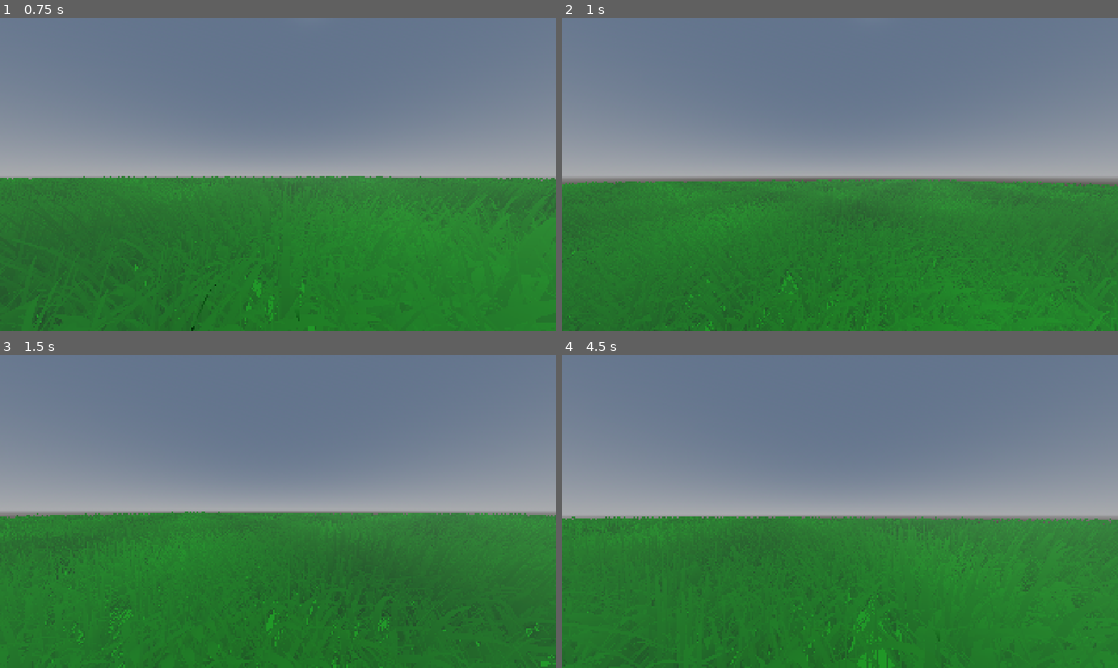
Above: before the commit, frames 1-4 (two rows, left to right).
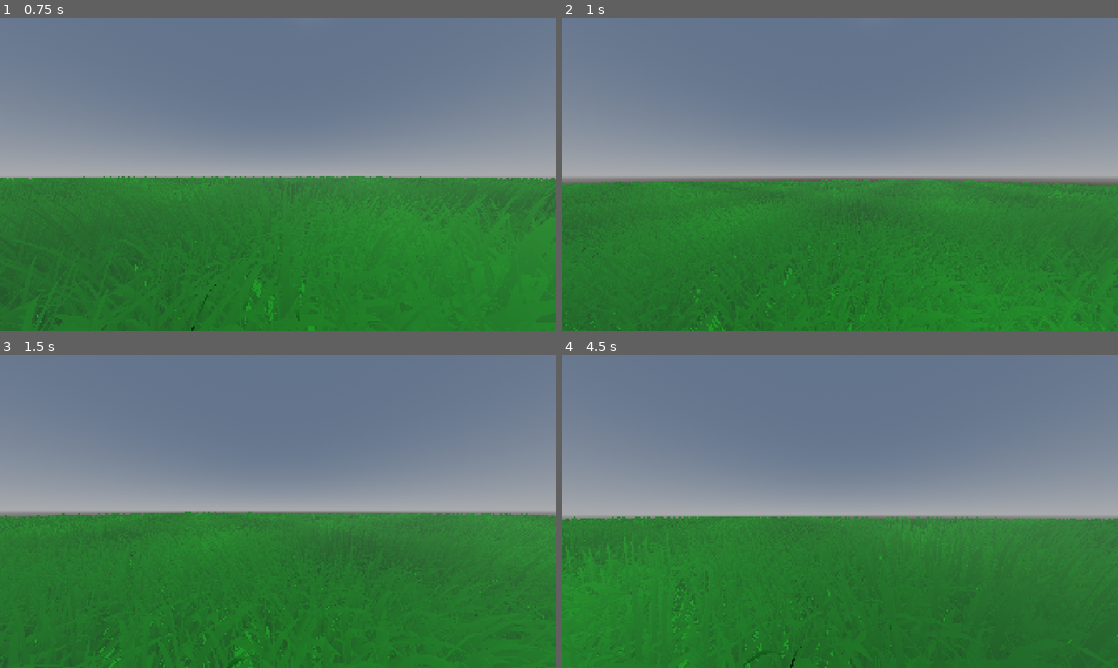
Above: after the commit, the same moments.

Repository: Error403Allowed/Rebound
Game: Godot game, scene res://Scenes/main.tscn
Same seed, same stepped clock (60 frames per second), same inputs: the game is played once before the commit and once after it.
Inputs (mouse positions are in pixels of both pictures, inside the frame that each line leads up to):
- Up to frame 1 (0.75 s): tap Enter at 0.5 s; move the mouse to (305, 174) at 0.52 s; hold W from 0.53 s (still down); tap R at 0.6 s; click (305, 174) at 0.67 s
- Up to frame 2 (1 s): keep holding W; tap Space at 0.77 s
- Up to frame 3 (1.5 s): keep holding W; move the mouse to (250, 511) at 1.27 s; tap Shift at 1.35 s
- Up to frame 4 (4.5 s): keep holding W; tap Space at 1.52, 3.02, 3.77 s; move the mouse to (851, 505) at 2.02 s; tap 1 at 2.1 s; move the mouse to (834, 517) at 2.77 s; tap 2 at 2.85 s; click (834, 517) at 2.92 s; move the mouse to (878, 514) at 3.52 s; tap 3 at 3.6 s; move the mouse to (795, 508) at 4.27 s; tap R at 4.35 s

Frame 1 is identical in both runs. In frame 2, 1.5% of the frame differs, in the area x 0-100%, y 51-100%; in frame 3, 2.7%; in frame 4, 5.1%.

Commit message:
Add air resistance and reduce airborne steering

Diff:
--- a/Scripts/player.gd
+++ b/Scripts/player.gd
@@ -7,7 +7,8 @@
 @export var max_fall_speed: float = 40.0
 @export var mouse_sensitivity: float = 0.002
 @export var ground_acceleration: float = 50.0
-@export var air_acceleration: float = 15.0
+@export var air_acceleration: float = 6.0
+@export var air_drag: float = 2.5
 
 var gravity: float = float(ProjectSettings.get_setting("physics/3d/default_gravity"))
 var _jump_was_held: bool = false
@@ -85,12 +86,15 @@
 	var horizontal := Vector3(velocity.x, 0.0, velocity.z)
 	if grounded:
 		horizontal = horizontal.move_toward(direction * current_speed, ground_acceleration * delta)
-	elif direction != Vector3.ZERO:
-		# Steering adds velocity only up to the desired speed along this direction.
-		# Existing trampoline momentum is not clamped to walking speed.
-		var available_speed: float = current_speed - horizontal.dot(direction)
-		if available_speed > 0.0:
-			horizontal += direction * minf(air_acceleration * delta, available_speed)
+	else:
+		# Air resistance slows existing horizontal momentum before steering is applied.
+		horizontal *= maxf(0.0, 1.0 - air_drag * delta)
+		if direction != Vector3.ZERO:
+			# Steering adds velocity only up to the desired speed along this direction.
+			# Existing trampoline momentum is not clamped to walking speed.
+			var available_speed: float = current_speed - horizontal.dot(direction)
+			if available_speed > 0.0:
+				horizontal += direction * minf(air_acceleration * delta, available_speed)
 	velocity.x = horizontal.x
 	velocity.z = horizontal.z
 	move_and_slide()
